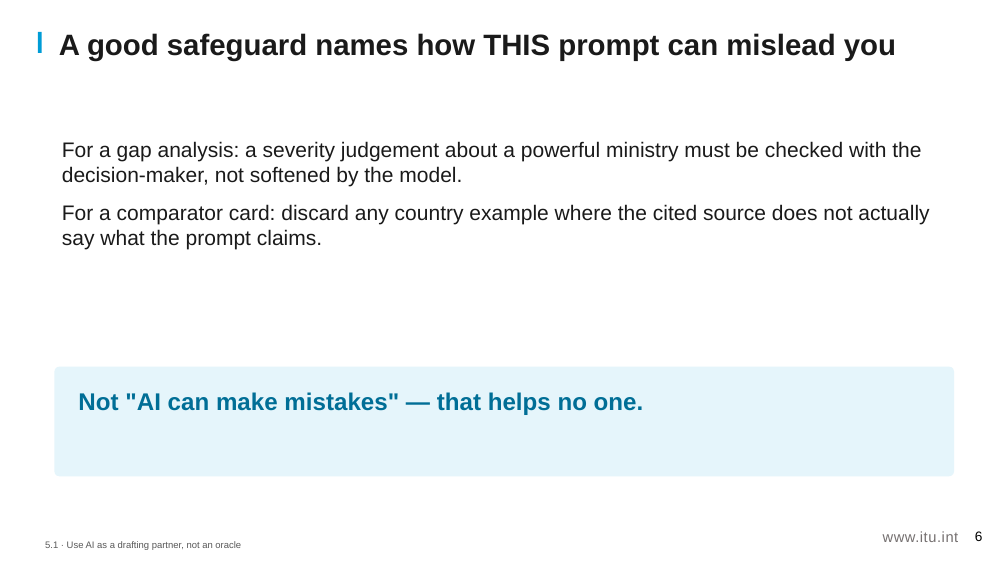
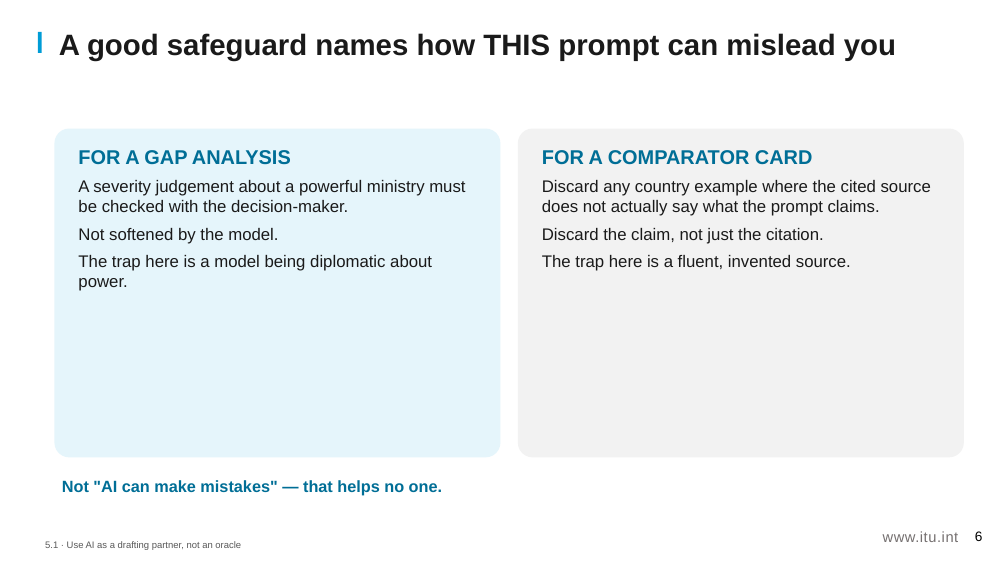
Before and after one commit to aarelaponin/geatdm-framework, a slide deck: slide 6 of 10-Knowledge-Products/KP1-GEA/videos/module_5/en/decks/KP1_M5_Deck_v0.1.pptx. Drawn at 1008x567 pixels with LibreOffice and Linux fonts; fonts in the diff are those of the drawing. Boxes give left, top, right and bottom in pixels: in the first picture for what was removed or moved away, otherwise in the second. Text is boxed around its words. In the diff, an @@ line names an element or a change of style, - is before the commit and + after.

```diff
--- a/10-Knowledge-Products/KP1-GEA/videos/module_5/en/decks/KP1_M5_Deck_v0.1.pptx
+++ b/10-Knowledge-Products/KP1-GEA/videos/module_5/en/decks/KP1_M5_Deck_v0.1.pptx
@@ rounded rectangle added at box(54, 129, 501, 457), fill #E5F5FB @@
@@ rounded rectangle added at box(518, 129, 964, 457), fill #F2F2F2 @@
@@ text at box(78, 150, 465, 291): text changed; size 20 to 16 pt @@
-For a gap analysis: a severity judgement about a powerful ministry must be checked with the decision-maker, not softened by the model.
-For a comparator card: discard any country example where the cited source does not actually say what the prompt claims.
+FOR A GAP ANALYSIS
+A severity judgement about a powerful ministry must be checked with the decision-maker.
+Not softened by the model.
+The trap here is a model being diplomatic about power.
@@ text added at box(542, 150, 931, 271), 16 pt, text #1A1A1A @@
+FOR A COMPARATOR CARD
+Discard any country example where the cited source does not actually say what the prompt claims.
+Discard the claim, not just the citation.
+The trap here is a fluent, invented source.
@@ rounded rectangle removed at box(54, 367, 954, 476) @@
@@ text "Not "AI can make mistakes" ...": place and size @@
-text "Not "AI can make mistakes" ..." at box(78, 392, 644, 415)
+text "Not "AI can make mistakes" ..." at box(62, 480, 442, 496)
@@ text "Not "AI can make mistakes" ..." at box(62, 480, 442, 496): size 23 to 15.5 pt; less space between paragraphs @@
```
Also in this commit, not shown: 19 other slides changed, 45 other files.
